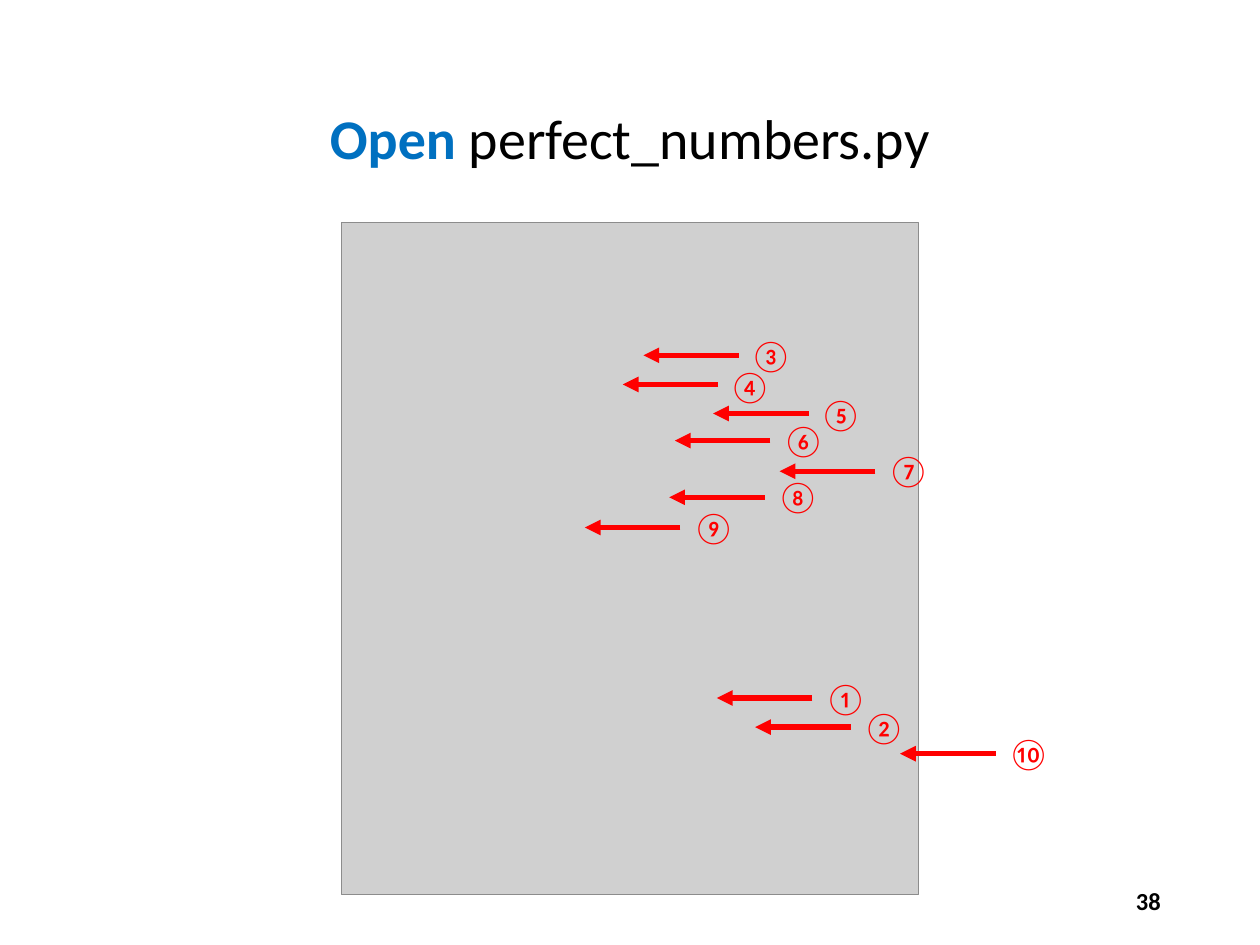
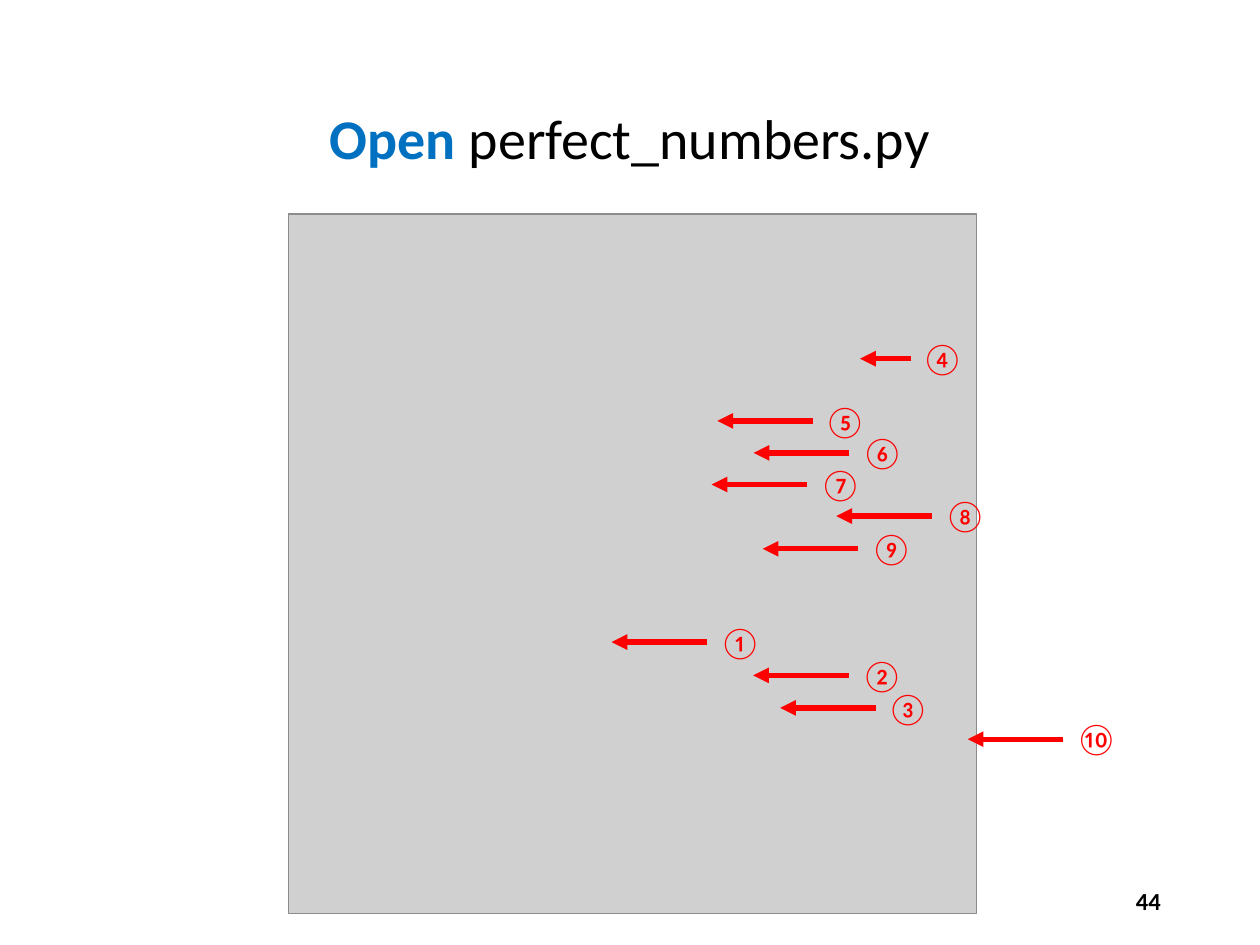
Before and after one commit to noahchampagne/QIS101, a slide deck: slide 44 of slides/Session 03 - Introducing Python/Session 03 - Introducing Python.pptx (slide 38 before the commit). Drawn at 1260x945 pixels with LibreOffice and Linux fonts; fonts in the diff are those of the drawing; grey boxes stand for pictures. Boxes give left, top, right and bottom in pixels: in the first picture for what was removed or moved away, otherwise in the second. Text is boxed around its words. In the diff, an @@ line names an element or a change of style, - is before the commit and + after.

Commit message:
Update screenshots

```diff
--- a/slides/Session 03 - Introducing Python/Session 03 - Introducing Python.pptx
+++ b/slides/Session 03 - Introducing Python/Session 03 - Introducing Python.pptx
@@ picture: place and size @@
-picture at box(341, 223, 919, 895)
+picture at box(289, 214, 976, 914)
@@ arrow moved from (718, 384) - (622, 384) to (911, 359) - (861, 359) @@
@@ text "④": place and size @@
-text "④" at box(729, 371, 771, 404)
+text "④" at box(922, 345, 964, 376)
@@ text "⑤": place and size @@
-text "⑤" at box(820, 401, 862, 432)
+text "⑤" at box(824, 408, 866, 439)
@@ arrow moved from (809, 413) - (713, 413) to (813, 421) - (717, 421) @@
@@ text "⑥": place and size @@
-text "⑥" at box(783, 427, 825, 458)
+text "⑥" at box(862, 439, 904, 470)
@@ arrow moved from (770, 441) - (675, 441) to (849, 452) - (753, 452) @@
@@ text "⑦": place and size @@
-text "⑦" at box(888, 456, 930, 490)
+text "⑦" at box(820, 471, 862, 502)
@@ arrow moved from (876, 471) - (780, 471) to (808, 485) - (712, 485) @@
@@ text "⑧": place and size @@
-text "⑧" at box(777, 483, 819, 514)
+text "⑧" at box(944, 501, 986, 535)
@@ arrow moved from (765, 498) - (669, 498) to (932, 517) - (837, 517) @@
@@ text "⑨": place and size @@
-text "⑨" at box(693, 514, 735, 545)
+text "⑨" at box(871, 535, 913, 566)
@@ arrow moved from (680, 528) - (585, 528) to (858, 549) - (762, 549) @@
@@ text "①": place and size @@
-text "①" at box(825, 685, 867, 716)
+text "①" at box(719, 629, 761, 660)
@@ arrow moved from (813, 698) - (717, 698) to (707, 643) - (611, 643) @@
@@ text "②": place and size @@
-text "②" at box(863, 714, 905, 745)
+text "②" at box(861, 662, 903, 693)
@@ arrow moved from (850, 727) - (755, 727) to (849, 675) - (753, 675) @@
@@ text "③": place and size @@
-text "③" at box(750, 342, 792, 375)
+text "③" at box(887, 695, 929, 726)
@@ arrow moved from (738, 355) - (644, 355) to (876, 708) - (780, 708) @@
@@ text "⑩": place and size @@
-text "⑩" at box(1008, 739, 1050, 771)
+text "⑩" at box(1076, 724, 1118, 756)
@@ arrow moved from (995, 753) - (900, 753) to (1063, 740) - (968, 740) @@
@@ page number at box(1136, 894, 1161, 910): text changed @@
-38
+44
```
Also in this commit, not shown: 15 other slides changed, 6 slides added.
